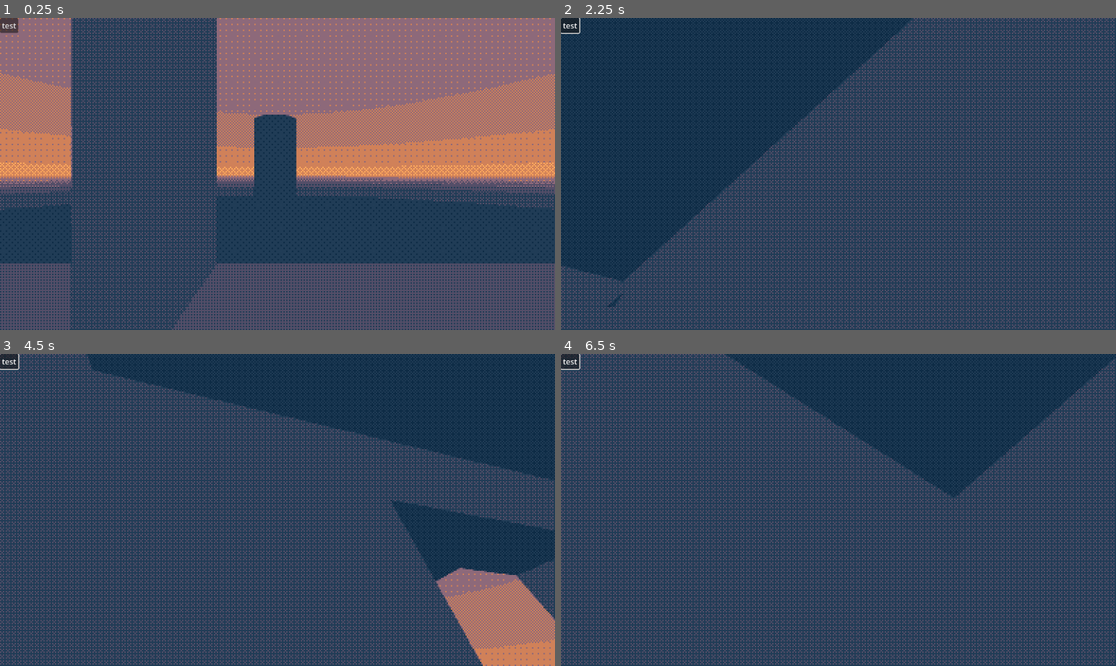
Above: before the commit, frames 1-4 (two rows, left to right).
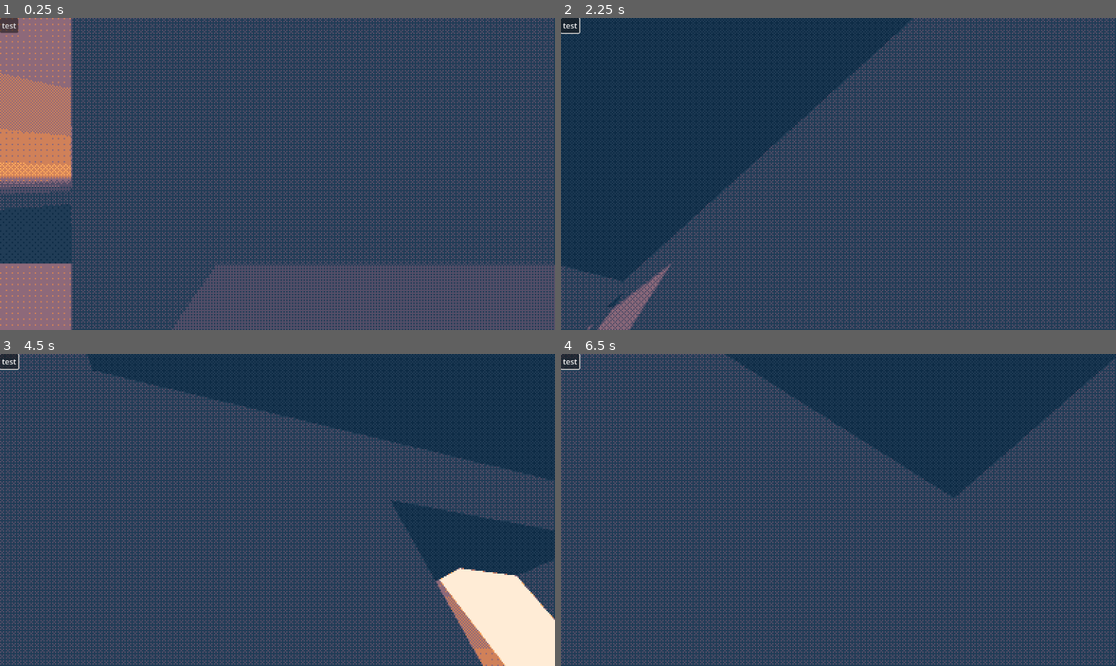
Above: after the commit, the same moments.

Repository: ajud123/screamroulettegame
Game: Godot game, scene res://node_3d.tscn
The game is run twice, just before and just after one commit, with the same random seed, the same clock (stepped at 60 frames per second) and the same inputs.
Inputs (mouse positions are in pixels of both pictures, inside the frame that each line leads up to):
- Up to frame 1 (0.25 s): no input
- Up to frame 2 (2.25 s): click "test" at 0.5 s; tap Enter (ui_accept) at 1.25, 1.52 s; move the mouse to (866, 174) at 1.27 s; hold W (fwd) from 1.28 s (still down); tap A (l) at 1.35 s; tap D (r) at 1.55, 2.1 s; move the mouse to (810, 174) at 2.02 s
- Up to frame 3 (4.5 s): keep holding W (fwd); tap Enter (ui_accept) at 2.27, 3.77 s; tap A (l) at 2.3, 3.6 s; move the mouse to (288, 503) at 2.77 s; tap S (bck) at 2.85 s; tap D (r) at 3.05, 4.35 s; move the mouse to (271, 516) at 3.52 s; move the mouse to (316, 513) at 4.27 s
- Up to frame 4 (6.5 s): keep holding W (fwd); tap Enter (ui_accept) at 4.52, 5, 5.27 s; move the mouse to (794, 506) at 5.02 s; tap A (l) at 5.1 s; move the mouse to (844, 510) at 5.77 s; tap D (r) at 5.85 s

The runs differ from the first frame. In frame 1, 39% of the frame differs, in the area x 0-100%, y 0-100%; in frame 2, 0.8%; in frame 3, 4.1%; in frame 4, less than 0.1%.

Commit message:
added greg the eye and vignette based health indicator (the health doesnt do anything yet) also added code comments

Diff:
--- a/character_body_3d.gd
+++ b/character_body_3d.gd
@@ -4,9 +4,25 @@
 const SPEED = 5.0
 const JUMP_VELOCITY = 4.5
 var camera: Camera3D
+var maxHealth = 100;
+var health: float:
+	get:
+		return health;
+	set(value):
+		health = clampf(value, 0, maxHealth);
+
+var vignette: ColorRect
 
 func _ready() -> void:
+	health = 100;
 	camera = $Camera3D
+	vignette = %fx.get_node("vignette")
+
+
+func _process(delta: float) -> void:
+	(vignette.material as ShaderMaterial).set_shader_parameter("outerRadius", health/maxHealth * 5);
+	(vignette.material as ShaderMaterial).set_shader_parameter("MainAlpha", (1-(health/maxHealth)) * 0.5);
+	pass
 
 func _physics_process(delta: float) -> void:
 	# Add the gravity.
--- a/gateway.gd
+++ b/gateway.gd
@@ -31,6 +31,7 @@
 	cam_body = $SubViewport/anchor/body
 
 func PointToPlaneDistance(pointPosition: Vector3, planePosition: Vector3, planeNormal: Vector3):
+	# more magic that doesnt work
 	var sb: float;
 	var sn: float;
 	var sd: float;
@@ -47,15 +48,18 @@
 	load_props()
 	pair.load_props()
 
+	# initial shader settings so manual labour is reduced
 	(self.material_override as ShaderMaterial).set_shader_parameter("texture_albedo", $SubViewport.get_texture())
 	(self.material_override as ShaderMaterial).set_shader_parameter("gamma", gamma)
-	#(self.material_override as ShaderMaterial).set_shader_parameter("texture_albedo2", pair.subviewport.get_texture())
+
+	# also adjust the portal plane size along with the teleport collider
 	(mesh as QuadMesh).size = size
 	var shape = (($teleporter/CollisionShape3D as CollisionShape3D).shape as BoxShape3D)
 	shape.size.y = size.y
 	shape.size.z = size.x
+
+	#unsure if needed?
 	$SubViewport/anchor.position = pair.teleporter.global_position
-	#$SubViewport/anchor.global_rotation_degrees = pair.global_rotation_degrees.y
 
 	pass # Replace with function body.
 
@@ -75,27 +79,26 @@
 
 		$SubViewport/anchor.position = pair.teleporter.global_position
 		$SubViewport/anchor.global_rotation = pair.teleporter.global_rotation
-		#$SubViewport/anchor.position = pair.teleporter.global_position
-		#$SubViewport/anchor/body/Camera3D.position = cam.position
-		#$SubViewport/anchor.rotation_degrees.y = pair.rotation_degrees.y
-
-		#cam_body.position = cam.global_position - teleporter.global_position
-		#camera.rotation_degrees = cam.global_rotation_degrees
-		#(mesh as QuadMesh).size = size
 
 	elif not Engine.is_editor_hint():
+		# the general gist is that we recreate the positions where the player
+		# is relative to the portal that the player looks at
 		$SubViewport/anchor.global_position = teleporter.global_position
 		$SubViewport/anchor.global_rotation = global_rotation
 
 		cam_body.global_position = %player.global_position
 		camera.global_rotation = %player.camera.global_rotation
-		#cam_body.rotation_degrees.y = PI/2
+
+		# once the recreation is done, we can set the anchor's position
+		# to where the destination portal(teleporter) is and also apply the respective rotation
+		# ideally the anchor should be rotated 180 degrees so we're looking through the destination portal
+		# so we in editor rotate the teleporter 180 degrees and just use it's rotation
+		# by doing so the game automatically rotates the cameras and all because they're all children
 		$SubViewport/anchor.position = pair.teleporter.global_position
 		$SubViewport/anchor.global_rotation = pair.teleporter.global_rotation
 
 		pass
 
-	var dist1
 	#$SubViewport/anchor/body/Camera3D.near = clampf(($SubViewport/anchor/body/Camera3D.global_position as Vector3).distance_to(pair.global_position), 0.005, 1000)
 	#$SubViewport/anchor/body/Camera3D.near = clampf(dist, 0.005, 1000)
 	#print(name + " " + str(dist))
@@ -107,15 +110,17 @@
 func _on_teleporter_body_entered(body: Node3D) -> void:
 	if can_teleport:
 		print("---")
-		#print(pair.camera.global_position - body.camera.position)
-		#print(pair.camera.global_position - body.camera.position + (pair.global_position - pair.teleporter.global_position))
 		print(body.global_position)
 		print(cam_body.global_position)
 		print(body.name + " teleporting from " + name + " to " + pair.name)
+		# simple enough, we just swap whoever touches the thing with the camera body
 		body.global_position = cam_body.global_position
 		body.global_rotation.y = camera.global_rotation.y
 		print(body.global_position)
 		print(cam_body.global_position)
+		# also since we will basically appear in the destination portal's teleport collider,
+		# we set it so that it doesnt teleport for that one time so we dont just get thrown back
+		# and fourth
 		pair.can_teleport = false
 		print()
 		print("---")
--- /dev/null
+++ b/greg/greg.gd
@@ -0,0 +1,52 @@
+@tool
+extends MeshInstance3D
+@export var scaling: float = 1;
+@export var offset: Vector3;
+@export var changeInterval: float = 10;
+@export var damageMult = 1;
+@export_range(0, 1, 0.05) var changeThreshold: float;
+var elapsed: float = 0;
+var rng = RandomNumberGenerator.new()
+
+var targetPower: float = 0;
+
+# Called when the node enters the scene tree for the first time.
+func _ready() -> void:
+	pass # Replace with function body.
+
+
+# Called every frame. 'delta' is the elapsed time since the previous frame.
+func _process(delta: float) -> void:
+	transform = transform.looking_at(%player.position)
+	if Engine.is_editor_hint(): # editor magic so we can adjust greg in editor
+		(mesh as QuadMesh).size = Vector2(2, 1) * scaling;
+		offset = global_position - %player.global_position;
+	else:
+		# the principle of it all is that every changeInterval seconds(?)
+		# the game generates a random value and then checks if its above the threshold
+		# if it is, we turn on the lights and greg will watch for u
+		elapsed += delta*1;
+		if elapsed > changeInterval:
+			print("duration achieved")
+			var val = rng.randf_range(0, 1);
+			elapsed = 0
+			if val > changeThreshold:
+				print("the sun activates")
+				targetPower = 2
+			else:
+				print("the sun deactivates")
+				targetPower = 0
+		# we define a target power value so we can smoothly interpolate and it isnt as jarring
+		$"the sun".light_energy = lerpf($"the sun".light_energy, targetPower, delta)
+		if targetPower == 2:
+			# literal magic
+			var space_state = get_world_3d().direct_space_state
+			var query = PhysicsRayQueryParameters3D.create(%player.global_position, global_position)
+			var result = space_state.intersect_ray(query)
+			if !result:
+				# simple enough, just taking away health by the time elapsed and a multiplier so we can adjust it
+				%player.health -= delta * damageMult;
+				#print("I CAN SEE YOU")
+			pass
+		pass
+	pass
--- a/node_3d.tscn
+++ b/node_3d.tscn
@@ -1,10 +1,21 @@
-[gd_scene load_steps=15 format=3 uid="uid://cw02we5g60g88"]
+[gd_scene load_steps=20 format=3 uid="uid://cw02we5g60g88"]
 
 [ext_resource type="Material" uid="uid://bl33dmjydykr" path="res://dither/dithermaterial.tres" id="1_pax08"]
 [ext_resource type="PackedScene" uid="uid://c0md26rloyt4o" path="res://player.tscn" id="1_ugqi7"]
 [ext_resource type="PackedScene" uid="uid://bk46mxhiyydon" path="res://portal.tscn" id="2_chfjr"]
 [ext_resource type="Script" path="res://MainView.gd" id="2_ipsfn"]
 [ext_resource type="Shader" path="res://portalshader.gdshader" id="3_a3dw7"]
+[ext_resource type="Shader" path="res://shaders/vignette.gdshader" id="3_u0w5i"]
+[ext_resource type="Texture2D" uid="uid://flcd7lvi1b10" path="res://greg/greg.png" id="6_pbm5u"]
+[ext_resource type="Script" path="res://greg/greg.gd" id="7_v3tcd"]
+
+[sub_resource type="ShaderMaterial" id="ShaderMaterial_hx7jw"]
+
+[sub_resource type="ShaderMaterial" id="ShaderMaterial_la78p"]
+shader = ExtResource("3_u0w5i")
+shader_parameter/outerRadius = 5.0
+shader_parameter/MainAlpha = 0.5
+shader_parameter/vignette_color = null
 
 [sub_resource type="ProceduralSkyMaterial" id="ProceduralSkyMaterial_ewqdk"]
 
@@ -33,12 +44,16 @@
 render_priority = 0
 shader = ExtResource("3_a3dw7")
 shader_parameter/gamma = 1.0
-shader_parameter/texture_albedo = SubResource("ViewportTexture_2t80n")
+shader_parameter/texture_albedo = SubResource("ViewportTexture_3jiuv")
 
-[sub_resource type="CylinderMesh" id="CylinderMesh_xnv24"]
+[sub_resource type="StandardMaterial3D" id="StandardMaterial3D_vpq5q"]
+shading_mode = 0
+albedo_texture = ExtResource("6_pbm5u")
 
-[sub_resource type="StandardMaterial3D" id="StandardMaterial3D_aoibg"]
-albedo_color = Color(0.303627, 0.609701, 0, 1)
+[sub_resource type="QuadMesh" id="QuadMesh_q7f3l"]
+material = SubResource("StandardMaterial3D_vpq5q")
+flip_faces = true
+size = Vector2(401.93, 200.965)
 
 [node name="Node3D" type="Node3D"]
 
@@ -63,6 +78,25 @@
 handle_input_locally = false
 size = Vector2i(1152, 648)
 render_target_update_mode = 4
+
+[node name="fx" type="Control" parent="Control2/SubViewportContainer/SubViewport"]
+unique_name_in_owner = true
+material = SubResource("ShaderMaterial_hx7jw")
+layout_mode = 3
+anchors_preset = 15
+anchor_right = 1.0
+anchor_bottom = 1.0
+grow_horizontal = 2
+grow_vertical = 2
+
+[node name="vignette" type="ColorRect" parent="Control2/SubViewportContainer/SubViewport/fx"]
+material = SubResource("ShaderMaterial_la78p")
+layout_mode = 1
+anchors_preset = 15
+anchor_right = 1.0
+anchor_bottom = 1.0
+grow_horizontal = 2
+grow_vertical = 2
 
 [node name="WorldEnvironment" type="WorldEnvironment" parent="Control2/SubViewportContainer/SubViewport"]
 environment = SubResource("Environment_ysoxx")
@@ -120,25 +154,9 @@
 transform = Transform3D(1, 0, 0, 0, 1, 0, 0, 0, 1, -6.74843, 1.502, -3.80809)
 size = Vector3(1.333, 2.437, 1.333)
 
-[node name="stairs" type="CSGCombiner3D" parent="Control2/SubViewportContainer/SubViewport/house"]
-visible = false
-
-[node name="stairs" type="CSGBox3D" parent="Control2/SubViewportContainer/SubViewport/house/stairs"]
-transform = Transform3D(0.866025, -0.5, 0, 0.5, 0.866025, 0, 0, 0, 1, -2.75819, 1.91478, -5.10404)
-size = Vector3(7.3316, 0.444336, 2.45166)
-
-[node name="platform_top2" type="CSGBox3D" parent="Control2/SubViewportContainer/SubViewport/house/stairs/stairs"]
-transform = Transform3D(0.866026, 0.5, 0, -0.5, 0.866026, 0, 0, 0, 1, 4.40612, -0.086915, 0.0277524)
-operation = 2
-size = Vector3(3.86267, 0.444336, 2.85205)
-
-[node name="platform_bottom" type="CSGBox3D" parent="Control2/SubViewportContainer/SubViewport/house/stairs"]
-transform = Transform3D(1, -2.98023e-08, 0, 2.98023e-08, 1, 0, 0, 0, 1, -7.02227, 0.0325435, -5.0863)
-size = Vector3(2.88062, 0.444336, 2.45166)
-
-[node name="platform_top" type="CSGBox3D" parent="Control2/SubViewportContainer/SubViewport/house/stairs"]
-transform = Transform3D(1, -2.98023e-08, 0, 2.98023e-08, 1, 0, 0, 0, 1, 1.5921, 3.59931, -5.0863)
-size = Vector3(2.88062, 0.444336, 2.45166)
+[node name="CSGBox3D" type="CSGBox3D" parent="Control2/SubViewportContainer/SubViewport/house"]
+transform = Transform3D(1, 0, 0, 0, 1, 0, 0, 0, 1, -1.38977, 1.88013, 0.683339)
+size = Vector3(4.26245, 3.88232, 0.410645)
 
 [node name="portal" parent="Control2/SubViewportContainer/SubViewport" node_paths=PackedStringArray("pair") instance=ExtResource("2_chfjr")]
 transform = Transform3D(-4.37114e-08, 0, 1, 0, 1, 0, -1, 0, -4.37114e-08, -6.76137, 1.50586, -3.97123)
@@ -154,31 +172,23 @@
 pair = NodePath("../portal")
 size = Vector2(1.39, 3.055)
 
+[node name="greg" type="MeshInstance3D" parent="Control2/SubViewportContainer/SubViewport"]
+transform = Transform3D(1, -5.97015e-05, 0.000247517, 0, 0.972122, 0.234477, -0.000254615, -0.234477, 0.972122, 0, 67.7554, 273.429)
+mesh = SubResource("QuadMesh_q7f3l")
+script = ExtResource("7_v3tcd")
+scaling = 200.965
+offset = Vector3(0.0700753, 66.3836, 275.22)
+damageMult = 5
+changeThreshold = 0.5
+
+[node name="the sun" type="DirectionalLight3D" parent="Control2/SubViewportContainer/SubViewport/greg"]
+transform = Transform3D(1, 0, 0, 0, 1, 0, 0, 0, 1, 0, 0, 0)
+light_color = Color(1, 0.47, 0.47, 1)
+light_energy = 1.795
+shadow_enabled = true
+
 [node name="Button" type="Button" parent="Control2"]
 layout_mode = 0
 offset_right = 8.0
 offset_bottom = 8.0
 text = "test"
-
-[node name="Control" type="Control" parent="."]
-visible = false
-layout_mode = 3
-anchors_preset = 15
-anchor_right = 1.0
-anchor_bottom = 1.0
-grow_horizontal = 2
-grow_vertical = 2
-
-[node name="ColorRect" type="ColorRect" parent="Control"]
-material = ExtResource("1_pax08")
-layout_mode = 1
-anchors_preset = 15
-anchor_right = 1.0
-anchor_bottom = 1.0
-grow_horizontal = 2
-grow_vertical = 2
-
-[node name="MeshInstance3D" type="MeshInstance3D" parent="."]
-transform = Transform3D(1, 0, 0, 0, 1, 0, 0, 0, 1, -4.76837e-07, 1.55674, 3.02332)
-mesh = SubResource("CylinderMesh_xnv24")
-surface_material_override/0 = SubResource("StandardMaterial3D_aoibg")
--- a/player.tscn
+++ b/player.tscn
@@ -21,4 +21,5 @@
 sensitivity = 1.0
 
 [node name="MeshInstance3D" type="MeshInstance3D" parent="."]
+cast_shadow = 0
 mesh = SubResource("CapsuleMesh_ufnsb")
--- /dev/null
+++ b/shaders/vignette.gdshader
@@ -0,0 +1,12 @@
+shader_type canvas_item;
+
+uniform float outerRadius : hint_range(0.0, 5.0) = 1.0;
+uniform float MainAlpha : hint_range(0.0, 1.0) = 1.0;
+uniform vec4 vignette_color: source_color;
+
+void fragment() {
+	float x = abs(UV.x-.5)*2.0;
+	float y = abs(UV.y-.5)*2.0;
+	float v = (sqrt((x*x)+(y*y))/outerRadius);
+	COLOR = vec4(vignette_color.rgb,v*MainAlpha);
+}
Binary file added: greg/greg.png
Not shown, added: greg/greg.png.import
Not shown: 2 places in node_3d.tscn that only renumber resources
